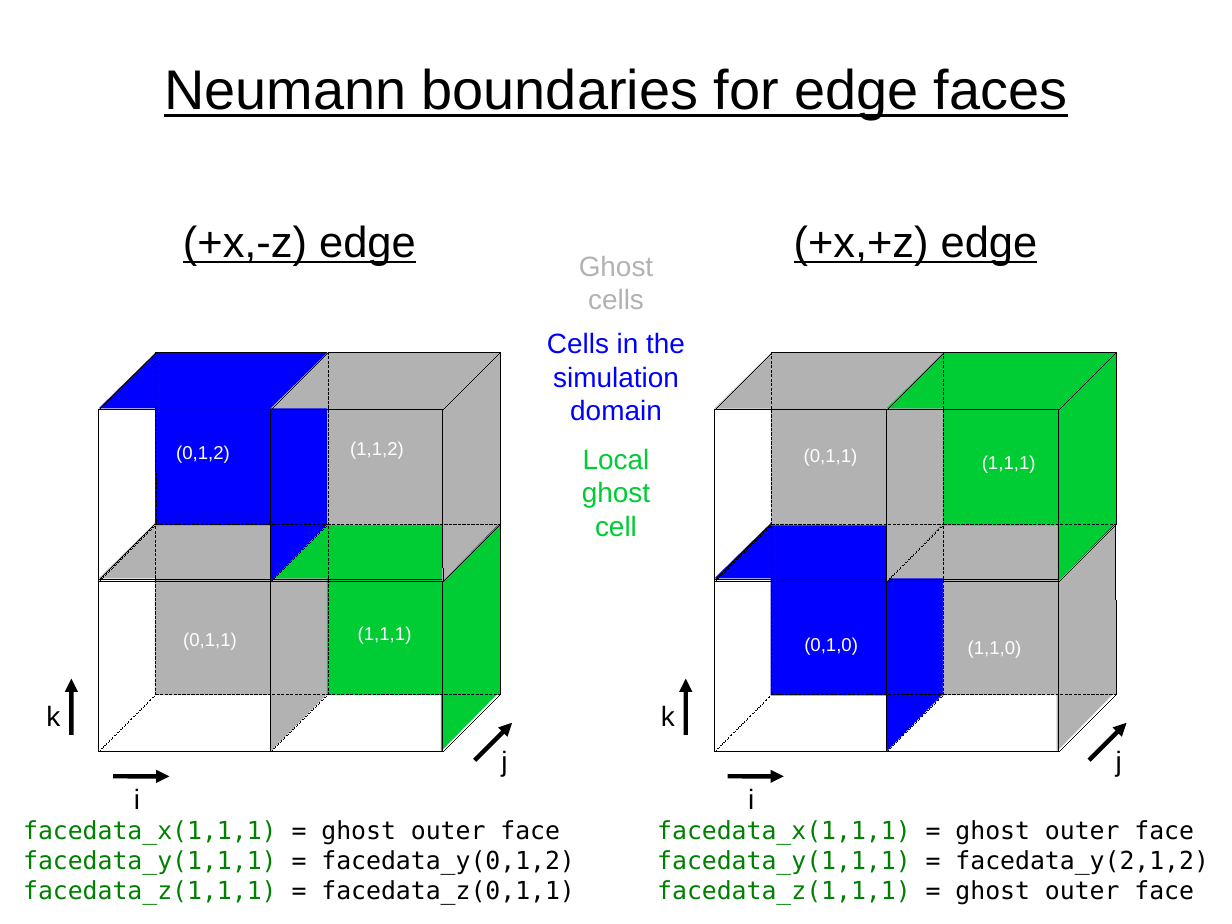
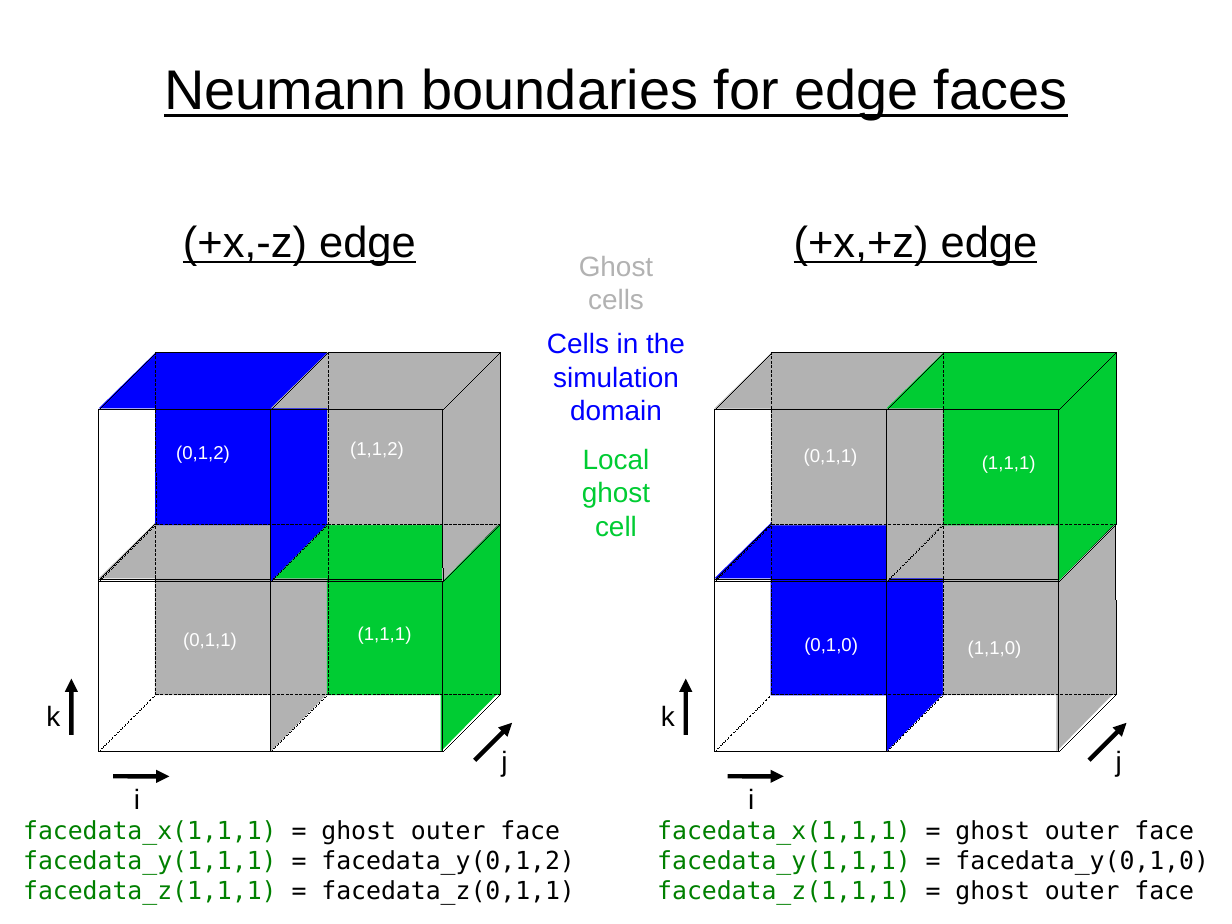
Before and after one commit to fmihpc/rhybrid, a slide deck: slide 24 of doc/cell_indexing.odp. Drawn at 1232x924 pixels with LibreOffice and Linux fonts; fonts in the diff are those of the drawing. Boxes give left, top, right and bottom in pixels: in the first picture for what was removed or moved away, otherwise in the second. Text is boxed around its words. In the diff, an @@ line names an element or a change of style, - is before the commit and + after.

```diff
--- a/doc/cell_indexing.odp
+++ b/doc/cell_indexing.odp
@@ text at [657, 850, 1209, 875]: text changed @@
-facedata_y(1,1,1) = facedata_y(2,1,2)
+facedata_y(1,1,1) = facedata_y(0,1,0)
```
Also in this commit, not shown: 1 other slide changed, 2 other files.
